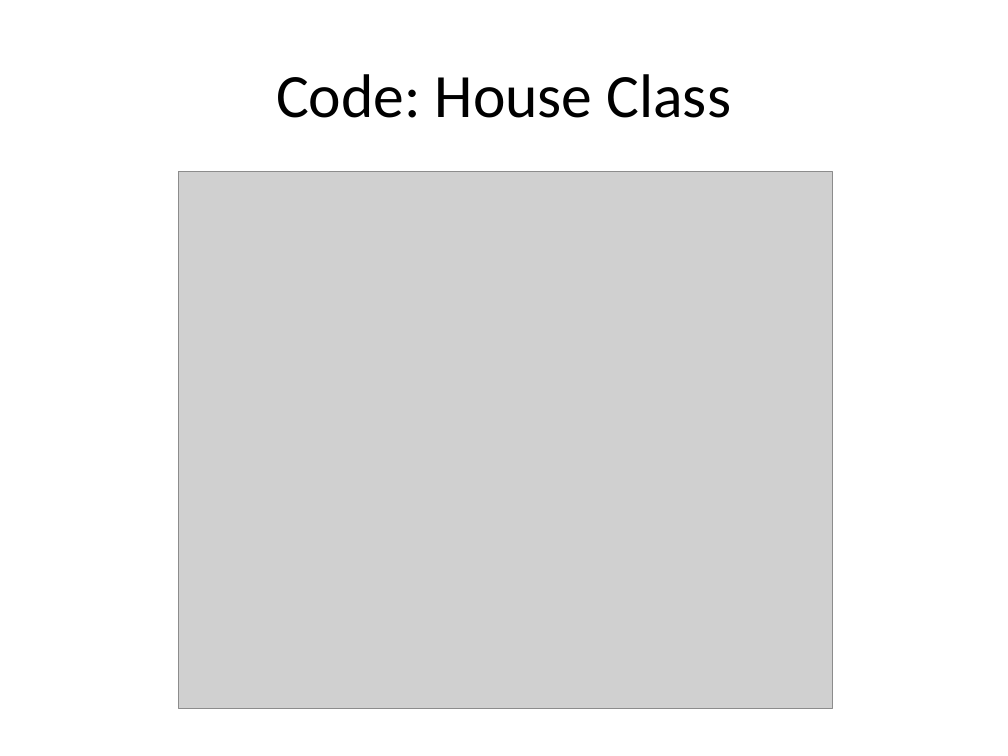
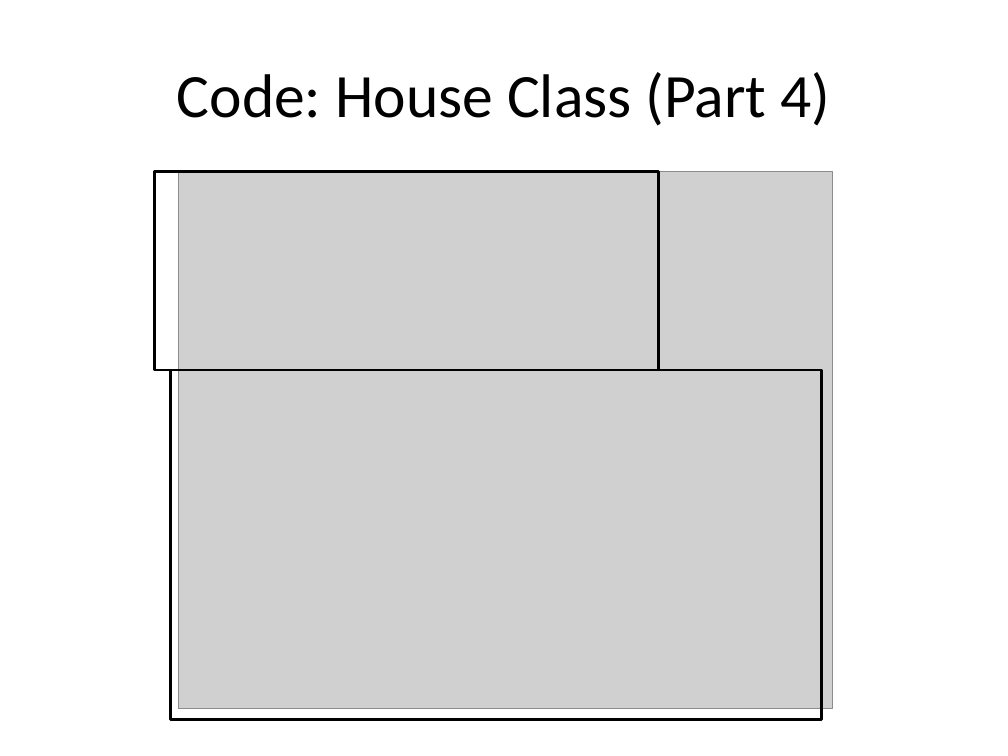
Before and after one commit to jzrlza/SmartHomePrototype, a slide deck: slide 18 of project_presentation.pptx (slide 16 before the commit). Drawn at 1008x756 pixels with LibreOffice and Linux fonts; fonts in the diff are those of the drawing; grey boxes stand for pictures. Boxes give left, top, right and bottom in pixels: in the first picture for what was removed or moved away, otherwise in the second. Text is boxed around its words. In the diff, an @@ line names an element or a change of style, - is before the commit and + after.

```diff
--- a/project_presentation.pptx
+++ b/project_presentation.pptx
@@ title at box(177, 72, 830, 126): text changed @@
-Code: House Class
+Code: House Class (Part 4)
@@ rectangle added at box(154, 171, 658, 370), outline #000000 2 pt @@
@@ rectangle added at box(170, 370, 822, 719), outline #000000 2 pt @@
```
Also in this commit, not shown: 9 other slides changed, 11 slides added, 8 slides removed.
